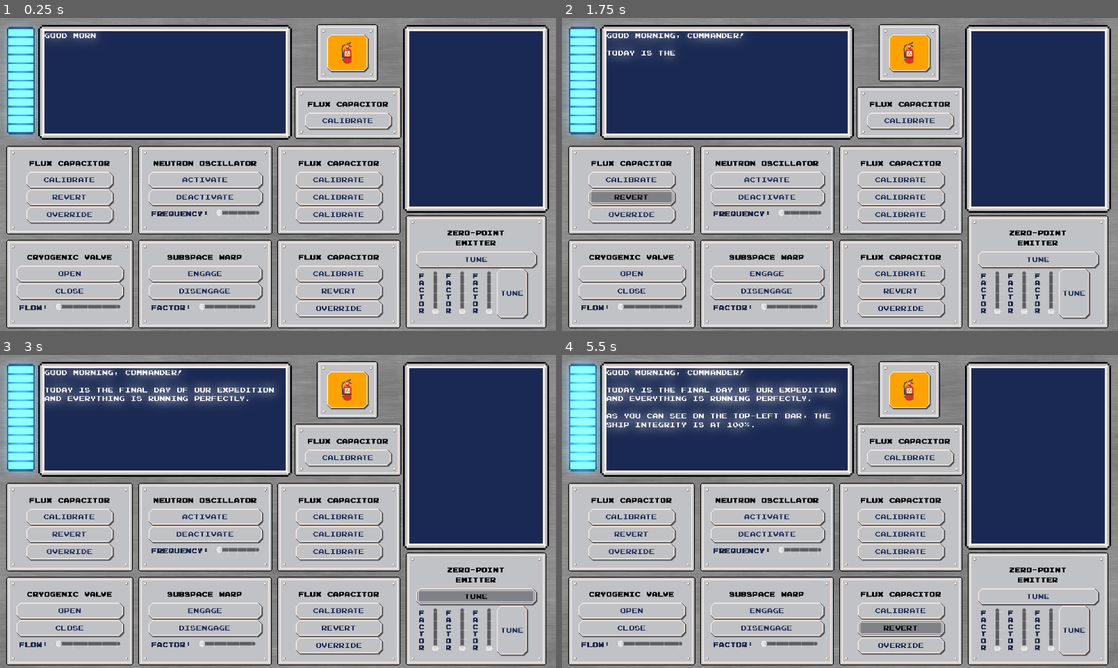
Above: before the commit, frames 1-4 (two rows, left to right).
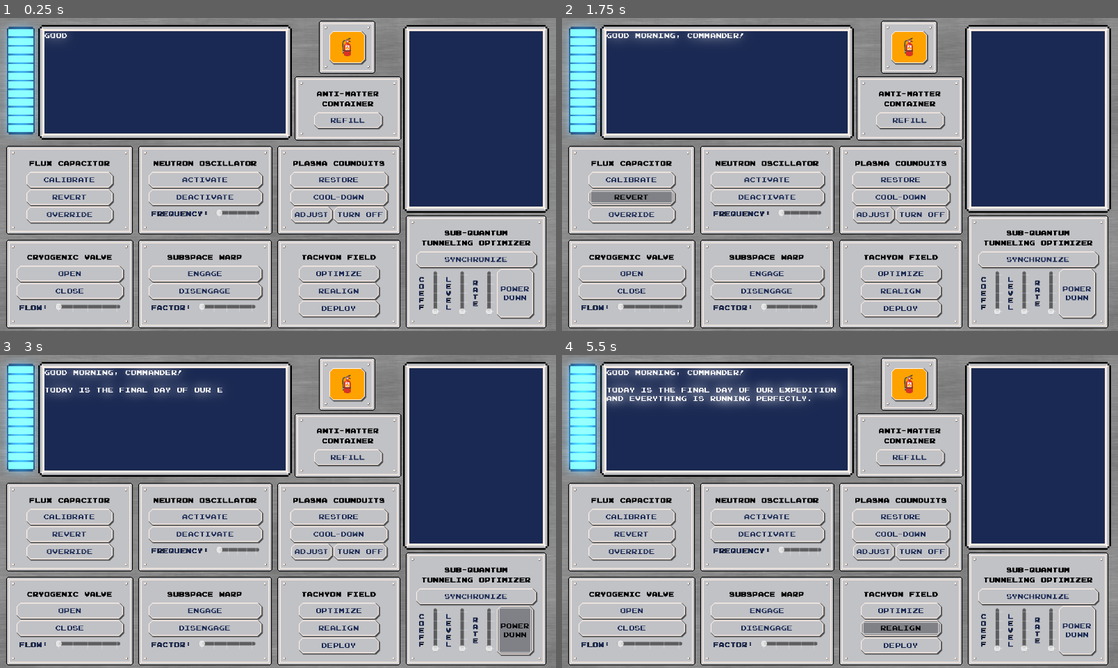
Above: after the commit, the same moments.

Repository: MarcosPRus/gamejambrackeys2025.1
Game: Godot game, scene res://Objects/Main/main.tscn
The game is run twice, just before and just after one commit, with the same random seed, the same clock (stepped at 60 frames per second) and the same inputs.
Inputs (mouse positions are in pixels of both pictures, inside the frame that each line leads up to):
- Up to frame 1 (0.25 s): no input
- Up to frame 2 (1.75 s): click "Calibrate" at 0.5 s; click "Revert" at 1.25 s
- Up to frame 3 (3 s): click "Override" at 2 s; click "Tune" (after the commit: "Power Down") at 2.75 s
- Up to frame 4 (5.5 s): click (1040, 596) at 3.5 s, where only the run after the commit has a clickable "Synchronize"; click (901, 611) at 4.25 s, where only the run after the commit has a clickable "Optimize"; click (901, 627) at 5 s, where only the run after the commit has a clickable "Realign"

The runs differ from the first frame. In frame 1, 5.0% of the frame differs, in the area x 13-97%, y 0-97%; in frame 2, 5.0%; in frame 3, 7.3%, in the area x 8-97%, y 0-97%; in frame 4, 6.6%.

Commit message:
finishing up

Diff:
--- a/Objects/CrisisHandler/crisis_handler.tscn
+++ b/Objects/CrisisHandler/crisis_handler.tscn
@@ -5,6 +5,21 @@
 [ext_resource type="AudioStream" uid="uid://wfldvutwd6wk" path="res://Assets/Sounds/Arcade Explosion.wav" id="3_iafhy"]
 [ext_resource type="AudioStream" uid="uid://cwcyikhxgh72g" path="res://Assets/Sounds/Alarm Sound.wav" id="4_q55hf"]
 [ext_resource type="PackedScene" uid="uid://cinyq7s5lh2pt" path="res://Objects/SprinklerSystem/sprinkler_system.tscn" id="5_yquw4"]
+
+[sub_resource type="Animation" id="Animation_4aunh"]
+length = 0.001
+tracks/0/type = "value"
+tracks/0/imported = false
+tracks/0/enabled = true
+tracks/0/path = NodePath(".:color")
+tracks/0/interp = 1
+tracks/0/loop_wrap = true
+tracks/0/keys = {
+"times": PackedFloat32Array(0),
+"transitions": PackedFloat32Array(1),
+"update": 0,
+"values": [Color(1, 0, 0.302, 0.216)]
+}
 
 [sub_resource type="Animation" id="Animation_rkmp6"]
 resource_name = "blink_red_light"
@@ -21,21 +36,6 @@
 "transitions": PackedFloat32Array(1, 1, 1),
 "update": 0,
 "values": [Color(1, 1, 1, 1), Color(1, 0.53025, 0.55653, 1), Color(1, 1, 1, 1)]
-}
-
-[sub_resource type="Animation" id="Animation_4aunh"]
-length = 0.001
-tracks/0/type = "value"
-tracks/0/imported = false
-tracks/0/enabled = true
-tracks/0/path = NodePath(".:color")
-tracks/0/interp = 1
-tracks/0/loop_wrap = true
-tracks/0/keys = {
-"times": PackedFloat32Array(0),
-"transitions": PackedFloat32Array(1),
-"update": 0,
-"values": [Color(1, 0, 0.302, 0.216)]
 }
 
 [sub_resource type="AnimationLibrary" id="AnimationLibrary_her8n"]
--- a/Objects/GUI/GUI.tscn
+++ b/Objects/GUI/GUI.tscn
@@ -47,10 +47,10 @@
 
 [node name="SprinklersButton" type="PanelContainer" parent="." groups=["breakable_panels"]]
 layout_mode = 0
-offset_left = 739.0
-offset_top = 24.0
-offset_right = 860.0
-offset_bottom = 136.0
+offset_left = 744.0
+offset_top = 16.0
+offset_right = 854.0
+offset_bottom = 118.0
 script = ExtResource("3_ixn6v")
 
 [node name="VBoxContainer" type="VBoxContainer" parent="SprinklersButton"]
@@ -59,7 +59,7 @@
 
 [node name="CheckButton" type="Button" parent="SprinklersButton/VBoxContainer"]
 layout_mode = 2
-theme_override_font_sizes/font_size = 56
+theme_override_font_sizes/font_size = 48
 theme_override_styles/normal = SubResource("StyleBoxFlat_ss7xu")
 toggle_mode = true
 text = "🧯"
@@ -177,6 +177,7 @@
 ticks_on_borders = true
 
 [node name="SubspaceWarp" type="PanelContainer" parent="." groups=["breakable_panels"]]
+layout_mode = 0
 offset_left = 328.0
 offset_top = 520.0
 offset_right = 616.0
@@ -216,88 +217,177 @@
 tick_count = 5
 ticks_on_borders = true
 
-[node name="ZeroPointEmitter" type="PanelContainer" parent="." groups=["breakable_panels"]]
+[node name="QuantTunnelOptimizer" type="PanelContainer" parent="." groups=["breakable_panels"]]
+layout_mode = 0
 offset_left = 944.0
 offset_top = 464.0
 offset_right = 1248.0
 offset_bottom = 704.0
 script = ExtResource("3_ixn6v")
 
-[node name="VBoxContainer" type="VBoxContainer" parent="ZeroPointEmitter"]
+[node name="VBoxContainer" type="VBoxContainer" parent="QuantTunnelOptimizer"]
 layout_mode = 2
 size_flags_horizontal = 5
 
-[node name="Label" type="Label" parent="ZeroPointEmitter/VBoxContainer"]
-layout_mode = 2
-theme_override_colors/font_color = Color(0, 0, 0, 1)
-text = "Zero-Point
-Emitter"
-horizontal_alignment = 1
-
-[node name="Tune" type="Button" parent="ZeroPointEmitter/VBoxContainer"]
-layout_mode = 2
-text = "Tune"
-
-[node name="HBoxContainer" type="HBoxContainer" parent="ZeroPointEmitter/VBoxContainer"]
-layout_mode = 2
-
-[node name="Label" type="Label" parent="ZeroPointEmitter/VBoxContainer/HBoxContainer"]
+[node name="Label" type="Label" parent="QuantTunnelOptimizer/VBoxContainer"]
+layout_mode = 2
+theme_override_colors/font_color = Color(0, 0, 0, 1)
+text = "Sub-quantum
+Tunneling optimizer"
+horizontal_alignment = 1
+
+[node name="Synchronize" type="Button" parent="QuantTunnelOptimizer/VBoxContainer"]
+layout_mode = 2
+text = "Synchronize"
+
+[node name="HBoxContainer" type="HBoxContainer" parent="QuantTunnelOptimizer/VBoxContainer"]
+layout_mode = 2
+
+[node name="Label" type="Label" parent="QuantTunnelOptimizer/VBoxContainer/HBoxContainer"]
 layout_mode = 2
 theme_override_colors/font_color = Color(0.113725, 0.168627, 0.32549, 1)
 theme_override_constants/line_spacing = -4
-text = "F
+text = "C
+o
+e
+f
+f"
+
+[node name="Coefficient" type="VSlider" parent="QuantTunnelOptimizer/VBoxContainer/HBoxContainer"]
+custom_minimum_size = Vector2(0, 100)
+layout_mode = 2
+max_value = 4.0
+tick_count = 5
+ticks_on_borders = true
+
+[node name="Label2" type="Label" parent="QuantTunnelOptimizer/VBoxContainer/HBoxContainer"]
+layout_mode = 2
+theme_override_colors/font_color = Color(0.113725, 0.168627, 0.32549, 1)
+theme_override_constants/line_spacing = -4
+text = "L
+e
+v
+e
+l"
+
+[node name="Level" type="VSlider" parent="QuantTunnelOptimizer/VBoxContainer/HBoxContainer"]
+custom_minimum_size = Vector2(0, 50)
+layout_mode = 2
+max_value = 4.0
+tick_count = 5
+ticks_on_borders = true
+
+[node name="Label3" type="Label" parent="QuantTunnelOptimizer/VBoxContainer/HBoxContainer"]
+layout_mode = 2
+theme_override_colors/font_color = Color(0.113725, 0.168627, 0.32549, 1)
+theme_override_constants/line_spacing = -4
+text = "R
 a
-c
 t
-o
-r"
-
-[node name="Sensitivity" type="VSlider" parent="ZeroPointEmitter/VBoxContainer/HBoxContainer"]
+e"
+
+[node name="Rate" type="VSlider" parent="QuantTunnelOptimizer/VBoxContainer/HBoxContainer"]
 custom_minimum_size = Vector2(0, 50)
 layout_mode = 2
 max_value = 4.0
 tick_count = 5
 ticks_on_borders = true
 
-[node name="Label2" type="Label" parent="ZeroPointEmitter/VBoxContainer/HBoxContainer"]
-layout_mode = 2
-theme_override_colors/font_color = Color(0.113725, 0.168627, 0.32549, 1)
-theme_override_constants/line_spacing = -4
-text = "F
-a
-c
-t
-o
-r"
-
-[node name="Sensitivity2" type="VSlider" parent="ZeroPointEmitter/VBoxContainer/HBoxContainer"]
-custom_minimum_size = Vector2(0, 50)
-layout_mode = 2
-max_value = 4.0
-tick_count = 5
-ticks_on_borders = true
-
-[node name="Label3" type="Label" parent="ZeroPointEmitter/VBoxContainer/HBoxContainer"]
-layout_mode = 2
-theme_override_colors/font_color = Color(0.113725, 0.168627, 0.32549, 1)
-theme_override_constants/line_spacing = -4
-text = "F
-a
-c
-t
-o
-r"
-
-[node name="Sensitivity3" type="VSlider" parent="ZeroPointEmitter/VBoxContainer/HBoxContainer"]
-custom_minimum_size = Vector2(0, 50)
-layout_mode = 2
-max_value = 4.0
-tick_count = 5
-ticks_on_borders = true
-
-[node name="Tune" type="Button" parent="ZeroPointEmitter/VBoxContainer/HBoxContainer"]
-layout_mode = 2
-text = "Tune"
+[node name="Tune" type="Button" parent="QuantTunnelOptimizer/VBoxContainer/HBoxContainer"]
+layout_mode = 2
+text = "Power
+Down"
+
+[node name="TachyonField" type="PanelContainer" parent="." groups=["breakable_panels"]]
+layout_mode = 0
+offset_left = 648.0
+offset_top = 520.0
+offset_right = 912.0
+offset_bottom = 704.0
+script = ExtResource("3_ixn6v")
+
+[node name="VBoxContainer" type="VBoxContainer" parent="TachyonField"]
+layout_mode = 2
+size_flags_horizontal = 4
+
+[node name="Label" type="Label" parent="TachyonField/VBoxContainer"]
+layout_mode = 2
+theme_override_colors/font_color = Color(0, 0, 0, 1)
+text = "Tachyon Field"
+horizontal_alignment = 1
+
+[node name="Optimize" type="Button" parent="TachyonField/VBoxContainer"]
+layout_mode = 2
+text = "Optimize"
+
+[node name="Realign" type="Button" parent="TachyonField/VBoxContainer"]
+layout_mode = 2
+text = "Realign"
+
+[node name="Deploy" type="Button" parent="TachyonField/VBoxContainer"]
+layout_mode = 2
+text = "Deploy"
+
+[node name="AntimatterContainer" type="PanelContainer" parent="." groups=["breakable_panels"]]
+layout_mode = 0
+offset_left = 688.0
+offset_top = 144.0
+offset_right = 914.0
+offset_bottom = 272.0
+script = ExtResource("3_ixn6v")
+
+[node name="VBoxContainer" type="VBoxContainer" parent="AntimatterContainer"]
+layout_mode = 2
+size_flags_horizontal = 4
+
+[node name="Label" type="Label" parent="AntimatterContainer/VBoxContainer"]
+layout_mode = 2
+theme_override_colors/font_color = Color(0, 0, 0, 1)
+text = "Anti-matter
+Container"
+horizontal_alignment = 1
+
+[node name="Calibrate" type="Button" parent="AntimatterContainer/VBoxContainer"]
+layout_mode = 2
+text = "Refill"
+
+[node name="PlasmaConduits" type="PanelContainer" parent="." groups=["breakable_panels"]]
+layout_mode = 2
+offset_left = 648.0
+offset_top = 304.0
+offset_right = 912.0
+offset_bottom = 488.0
+script = ExtResource("3_ixn6v")
+
+[node name="VBoxContainer" type="VBoxContainer" parent="PlasmaConduits"]
+layout_mode = 2
+size_flags_horizontal = 4
+
+[node name="Label" type="Label" parent="PlasmaConduits/VBoxContainer"]
+layout_mode = 2
+theme_override_colors/font_color = Color(0, 0, 0, 1)
+text = "Plasma Counduits"
+horizontal_alignment = 1
+
+[node name="Restore" type="Button" parent="PlasmaConduits/VBoxContainer"]
+layout_mode = 2
+text = "Restore"
+
+[node name="CoolDown" type="Button" parent="PlasmaConduits/VBoxContainer"]
+layout_mode = 2
+text = "Cool-down"
+
+[node name="HBoxContainer" type="HBoxContainer" parent="PlasmaConduits/VBoxContainer"]
+layout_mode = 2
+size_flags_horizontal = 4
+
+[node name="Adjust" type="Button" parent="PlasmaConduits/VBoxContainer/HBoxContainer"]
+layout_mode = 2
+text = "Adjust"
+
+[node name="TurnOff" type="Button" parent="PlasmaConduits/VBoxContainer/HBoxContainer"]
+layout_mode = 2
+text = "Turn OFF"
 
 [node name="TextureProgressBar" type="TextureProgressBar" parent="."]
 layout_mode = 0
@@ -344,86 +434,6 @@
 [node name="AudioStreamPlayer" type="AudioStreamPlayer" parent="."]
 stream = ExtResource("7_cwy3e")
 volume_db = -7.0
-
-[node name="FluxCapacitor2" type="PanelContainer" parent="." groups=["breakable_panels"]]
-offset_left = 648.0
-offset_top = 520.0
-offset_right = 912.0
-offset_bottom = 704.0
-script = ExtResource("3_ixn6v")
-
-[node name="VBoxContainer" type="VBoxContainer" parent="FluxCapacitor2"]
-layout_mode = 2
-size_flags_horizontal = 4
-
-[node name="Label" type="Label" parent="FluxCapacitor2/VBoxContainer"]
-layout_mode = 2
-theme_override_colors/font_color = Color(0, 0, 0, 1)
-text = "Flux Capacitor"
-horizontal_alignment = 1
-
-[node name="Calibrate" type="Button" parent="FluxCapacitor2/VBoxContainer"]
-layout_mode = 2
-text = "Calibrate"
-
-[node name="Revert" type="Button" parent="FluxCapacitor2/VBoxContainer"]
-layout_mode = 2
-text = "Revert"
-
-[node name="Override" type="Button" parent="FluxCapacitor2/VBoxContainer"]
-layout_mode = 2
-text = "Override"
-
-[node name="FluxCapacitor3" type="PanelContainer" parent="." groups=["breakable_panels"]]
-offset_left = 688.0
-offset_top = 168.0
-offset_right = 914.0
-offset_bottom = 268.0
-script = ExtResource("3_ixn6v")
-
-[node name="VBoxContainer" type="VBoxContainer" parent="FluxCapacitor3"]
-layout_mode = 2
-size_flags_horizontal = 4
-
-[node name="Label" type="Label" parent="FluxCapacitor3/VBoxContainer"]
-layout_mode = 2
-theme_override_colors/font_color = Color(0, 0, 0, 1)
-text = "Flux Capacitor"
-horizontal_alignment = 1
-
-[node name="Calibrate" type="Button" parent="FluxCapacitor3/VBoxContainer"]
-layout_mode = 2
-text = "Calibrate"
-
-[node name="FluxCapacitor4" type="PanelContainer" parent="." groups=["breakable_panels"]]
-layout_mode = 2
-offset_left = 648.0
-offset_top = 304.0
-offset_right = 912.0
-offset_bottom = 488.0
-script = ExtResource("3_ixn6v")
-
-[node name="VBoxContainer" type="VBoxContainer" parent="FluxCapacitor4"]
-layout_mode = 2
-size_flags_horizontal = 4
-
-[node name="Label" type="Label" parent="FluxCapacitor4/VBoxContainer"]
-layout_mode = 2
-theme_override_colors/font_color = Color(0, 0, 0, 1)
-text = "Flux Capacitor"
-horizontal_alignment = 1
-
-[node name="Calibrate" type="Button" parent="FluxCapacitor4/VBoxContainer"]
-layout_mode = 2
-text = "Calibrate"
-
-[node name="Calibrate2" type="Button" parent="FluxCapacitor4/VBoxContainer"]
-layout_mode = 2
-text = "Calibrate"
-
-[node name="Calibrate3" type="Button" parent="FluxCapacitor4/VBoxContainer"]
-layout_mode = 2
-text = "Calibrate"
 
 [connection signal="toggled" from="SprinklersButton/VBoxContainer/CheckButton" to="." method="_on_check_button_toggled"]
 [connection signal="pressed" from="FluxCapacitor/VBoxContainer/Calibrate" to="." method="_on_flux_capacitor_calibrate_pressed"]
@@ -438,15 +448,16 @@
 [connection signal="pressed" from="SubspaceWarp/VBoxContainer/Engage" to="." method="_on_subspace_warp_engage_pressed"]
 [connection signal="pressed" from="SubspaceWarp/VBoxContainer/Disengage" to="." method="_on_subspace_warp_disengage_pressed"]
 [connection signal="drag_ended" from="SubspaceWarp/VBoxContainer/HBoxContainer/Factor" to="." method="_on_subspace_warp_factor_drag_ended"]
-[connection signal="pressed" from="ZeroPointEmitter/VBoxContainer/Tune" to="." method="_on_zpe_tune_pressed"]
-[connection signal="drag_ended" from="ZeroPointEmitter/VBoxContainer/HBoxContainer/Sensitivity" to="." method="_on_zpe_sensitivity_drag_ended"]
-[connection signal="drag_ended" from="ZeroPointEmitter/VBoxContainer/HBoxContainer/Sensitivity2" to="." method="_on_zpe_sensitivity_drag_ended"]
-[connection signal="drag_ended" from="ZeroPointEmitter/VBoxContainer/HBoxContainer/Sensitivity3" to="." method="_on_zpe_sensitivity_drag_ended"]
-[connection signal="pressed" from="ZeroPointEmitter/VBoxContainer/HBoxContainer/Tune" to="." method="_on_zpe_tune_pressed"]
-[connection signal="pressed" from="FluxCapacitor2/VBoxContainer/Calibrate" to="." method="_on_flux_capacitor_calibrate_pressed"]
-[connection signal="pressed" from="FluxCapacitor2/VBoxContainer/Revert" to="." method="_on_flux_capacitor_revert_pressed"]
-[connection signal="pressed" from="FluxCapacitor2/VBoxContainer/Override" to="." method="_on_flux_capacitor_override_pressed"]
-[connection signal="pressed" from="FluxCapacitor3/VBoxContainer/Calibrate" to="." method="_on_flux_capacitor_calibrate_pressed"]
-[connection signal="pressed" from="FluxCapacitor4/VBoxContainer/Calibrate" to="." method="_on_flux_capacitor_calibrate_pressed"]
-[connection signal="pressed" from="FluxCapacitor4/VBoxContainer/Calibrate2" to="." method="_on_flux_capacitor_calibrate_pressed"]
-[connection signal="pressed" from="FluxCapacitor4/VBoxContainer/Calibrate3" to="." method="_on_flux_capacitor_calibrate_pressed"]
+[connection signal="pressed" from="QuantTunnelOptimizer/VBoxContainer/Synchronize" to="." method="_on_qto_synch_pressed"]
+[connection signal="drag_ended" from="QuantTunnelOptimizer/VBoxContainer/HBoxContainer/Coefficient" to="." method="_on_qto_coefficient_drag_ended"]
+[connection signal="drag_ended" from="QuantTunnelOptimizer/VBoxContainer/HBoxContainer/Level" to="." method="_on_qto_level_drag_ended"]
+[connection signal="drag_ended" from="QuantTunnelOptimizer/VBoxContainer/HBoxContainer/Rate" to="." method="_on_qto_rate_drag_ended"]
+[connection signal="pressed" from="QuantTunnelOptimizer/VBoxContainer/HBoxContainer/Tune" to="." method="_on_qto_power_down_pressed"]
+[connection signal="pressed" from="TachyonField/VBoxContainer/Optimize" to="." method="_on_tachyon_field_optimize_pressed"]
+[connection signal="pressed" from="TachyonField/VBoxContainer/Realign" to="." method="_on_tachyon_field_realign_pressed"]
+[connection signal="pressed" from="TachyonField/VBoxContainer/Deploy" to="." method="_on_tachyon_field_deploy_pressed"]
+[connection signal="pressed" from="AntimatterContainer/VBoxContainer/Calibrate" to="." method="_on_amc_refill_pressed"]
+[connection signal="pressed" from="PlasmaConduits/VBoxContainer/Restore" to="." method="_on_plasma_conduits_restore_pressed"]
+[connection signal="pressed" from="PlasmaConduits/VBoxContainer/CoolDown" to="." method="_on_plasma_conduits_cooldown_pressed"]
+[connection signal="pressed" from="PlasmaConduits/VBoxContainer/HBoxContainer/Adjust" to="." method="_on_plasma_conduits_adjust_pressed"]
+[connection signal="pressed" from="PlasmaConduits/VBoxContainer/HBoxContainer/TurnOff" to="." method="_on_plasma_conduits_turn_off_pressed"]
--- a/Objects/GUI/gui.gd
+++ b/Objects/GUI/gui.gd
@@ -1,6 +1,6 @@
 extends Control
 
-var writing_speed : float = 500.0 # In letters/second
+var writing_speed : float = 50.0 # In letters/second
 var tween
 
 @onready var MainScreenText := $MainScreenContainer/MainScreenText
@@ -28,12 +28,10 @@
 	#tween.tween_method(animate_main_text, "", new_text, new_text.length()/writing_speed)
 
 func append_main_screen_text(new_text: String) -> void:
+	$AudioStreamPlayer.play()
 	var text_length = new_text.length()
 	for i in text_length:
 		MainScreenText.append_text(new_text[i])
-		if !$AudioStreamPlayer.playing:
-			$AudioStreamPlayer.pitch_scale = randf_range(0.5, 1.5)
-			$AudioStreamPlayer.play()
 		await get_tree().create_timer(1/writing_speed).timeout
 	writing_finished.emit()
 
@@ -112,11 +110,53 @@
 func _on_subspace_warp_factor_drag_ended(value_changed: bool) -> void:
 	Global.action_pressed = "Set Subspace Warp Factor to " + str($SubspaceWarp/VBoxContainer/HBoxContainer/Factor.value)
 
-################################
-## Zero-point Emitter signals ##
-################################
-func _on_zpe_tune_pressed() -> void:
-	Global.action_pressed = "Tune the Zero-Point Emitter"
+######################################
+## Quantum Tunnel Optimizer signals ##
+######################################
+func _on_qto_synch_pressed() -> void:
+	Global.action_pressed = "Synchronize the Sub-Quantum Tunneling Optimizer"
 
-func _on_zpe_sensitivity_drag_ended(value_changed: bool) -> void:
-	Global.action_pressed = "Modulate the Zero-Point Emitter Sensitivity to " + str($ZeroPointEmitter/VBoxContainer/HBoxContainer/Sensitivity.value)
+func _on_qto_power_down_pressed() -> void:
+	Global.action_pressed = "Power Down the Sub-Quantum Tunneling Optimizer"
+
+func _on_qto_coefficient_drag_ended(value_changed: bool) -> void:
+	Global.action_pressed = "Adjust the Sub-Quantum Tunneling Optimizer Coefficient to " + str($QuantTunnelOptimizer/VBoxContainer/HBoxContainer/Coefficient.value)
+
+func _on_qto_level_drag_ended(value_changed: bool) -> void:
+	Global.action_pressed = "Set the Sub-Quantum Tunneling Optimizer Level to " + str($QuantTunnelOptimizer/VBoxContainer/HBoxContainer/Level.value)
+
+func _on_qto_rate_drag_ended(value_changed: bool) -> void:
+	Global.action_pressed = "Dial the Sub-Quantum Tunneling Optimizer Rate to " + str($QuantTunnelOptimizer/VBoxContainer/HBoxContainer/Rate.value)
+
+###########################
+## Tachyon Field signals ##
+###########################
+func _on_tachyon_field_optimize_pressed() -> void:
+	Global.action_pressed = "Optimize the Tachyon Field"
+
+func _on_tachyon_field_realign_pressed() -> void:
+	Global.action_pressed = "Realign the Tachyon Field"
+
+func _on_tachyon_field_deploy_pressed() -> void:
+	Global.action_pressed = "Deploy the Tachyon Field"
+
+##################################
+## Antimatter Container signals ##
+##################################
+func _on_amc_refill_pressed() -> void:
+	Global.action_pressed = "Refill the Antimatter Container"
+
+#############################
+## Plasma Conduits signals ##
+#############################
+func _on_plasma_conduits_restore_pressed() -> void:
+	Global.action_pressed = "Restore the Plasma Conduits"
+
+func _on_plasma_conduits_cooldown_pressed() -> void:
+	Global.action_pressed = "Cool-down the Plasma Conduits"
+
+func _on_plasma_conduits_adjust_pressed() -> void:
+	Global.action_pressed = "Adjust the Plasma Conduits"
+
+func _on_plasma_conduits_turn_off_pressed() -> void:
+	Global.action_pressed = "Turn off the Plasma Conduits"
--- a/Objects/Global/global.gd
+++ b/Objects/Global/global.gd
@@ -35,8 +35,24 @@
 	"Disengage Subspace Warp",
 	"Set Subspace Warp Factor to XXX",
 
-	"Tune the Zero-Point Emitter",
-	"Modulate the Zero-Point Emitter Sensitivity to XXX"
+	"Optimize the Tachyon Field",
+	"Realign the Tachyon Field",
+	"Deploy the Tachyon Field",
+
+	"Refill the Antimatter Container",
+
+	"Restore the Plasma Conduits",
+	"Cool-down the Plasma Conduits",
+	"Adjust the Plasma Conduits",
+	"Turn off the Plasma Conduits",
+
+	"Synchronize the Sub-Quantum Tunneling Optimizer",
+	"Power Down the Sub-Quantum Tunneling Optimizer",
+	"Adjust the Sub-Quantum Tunneling Optimizer Coefficient to XXX",
+	"Set the Sub-Quantum Tunneling Optimizer Level to XXX",
+	"Dial the Sub-Quantum Tunneling Optimizer Rate to XXX"
+
+
 ]
 
 # Define the game phases
@@ -58,7 +74,6 @@
 
 
 func change_state(new_state: int) -> void:
-	# TODO: Clean up the previous state
 	action_pressed = ""
 	current_task_sequence = []
 	current_task_index = 0
@@ -115,19 +130,20 @@
 
 	GUI.append_main_screen_text("Excellent work, Commander!")
 	await wait(2, true)
+	GUI.clear_main_screen()
 
 	crisis_level = 0.5
 	crisis_mode = true
 	await wait(1.5, false)
 
-	GUI.append_main_screen_text("\n\nI am detecting a curious vibration on the ships hull")
+	GUI.append_main_screen_text("I am detecting a curious vibration on the ships hull")
 	await wait(1, true)
 	GUI.append_main_screen_text("\n\nCould that be... meteorites?")
 	await wait(1, true)
 	GUI.append_main_screen_text("\n\nNo problem at all, we just need to increase the shields power a bit and we'll deflect them effortlessly")
 	await wait(1, true)
 
-	task_count = 8
+	task_count = 5
 	GUI.append_main_screen_text("\n\nPlease complete the " + str(task_count) + " tasks displayed in the right panel in the correct order.")
 	await wait(0, true)
 	setup_tasks_sequence()
@@ -149,14 +165,15 @@
 	crisis_level = 1.0
 	await wait(1.5, false)
 
-	GUI.append_main_screen_text("\n\nThat sound again, what is it now?")
+	GUI.clear_main_screen()
+	GUI.append_main_screen_text("That sound again, what is it now?")
 	await wait(1, true)
 	GUI.append_main_screen_text("\n\nIt appears that the shields are drawing a bit more energy than expected and the reactor is warming up at an accelerated pace.")
 	await wait(1, true)
 	GUI.append_main_screen_text("\n\nFear not! I will just limit the power of some unnecessary auxiliary systems.")
 	await wait(1, true)
 
-	task_count = 16
+	task_count = 8
 	GUI.append_main_screen_text("\n\nPlease complete the " + str(task_count) + " tasks displayed in the right panel in the correct order.")
 	await wait(0, true)
 	setup_tasks_sequence()
Not shown, added: Builds/v0.1/index.apple-touch-icon.png.import
Not shown, added: Builds/v0.1/index.icon.png.import
Not shown, added: Builds/v0.1/index.png.import
Not shown, added: Builds/v0.1/Brackeys2025.1GameJam_v0.1.zip
Not shown, added: Builds/v0.1/index.apple-touch-icon.png
Not shown, added: Builds/v0.1/index.audio.worklet.js
Not shown, added: Builds/v0.1/index.html
Not shown, added: Builds/v0.1/index.icon.png
Not shown, added: Builds/v0.1/index.js
Not shown, added: Builds/v0.1/index.pck
Not shown, added: Builds/v0.1/index.png
Not shown, added: Builds/v0.1/index.wasm
